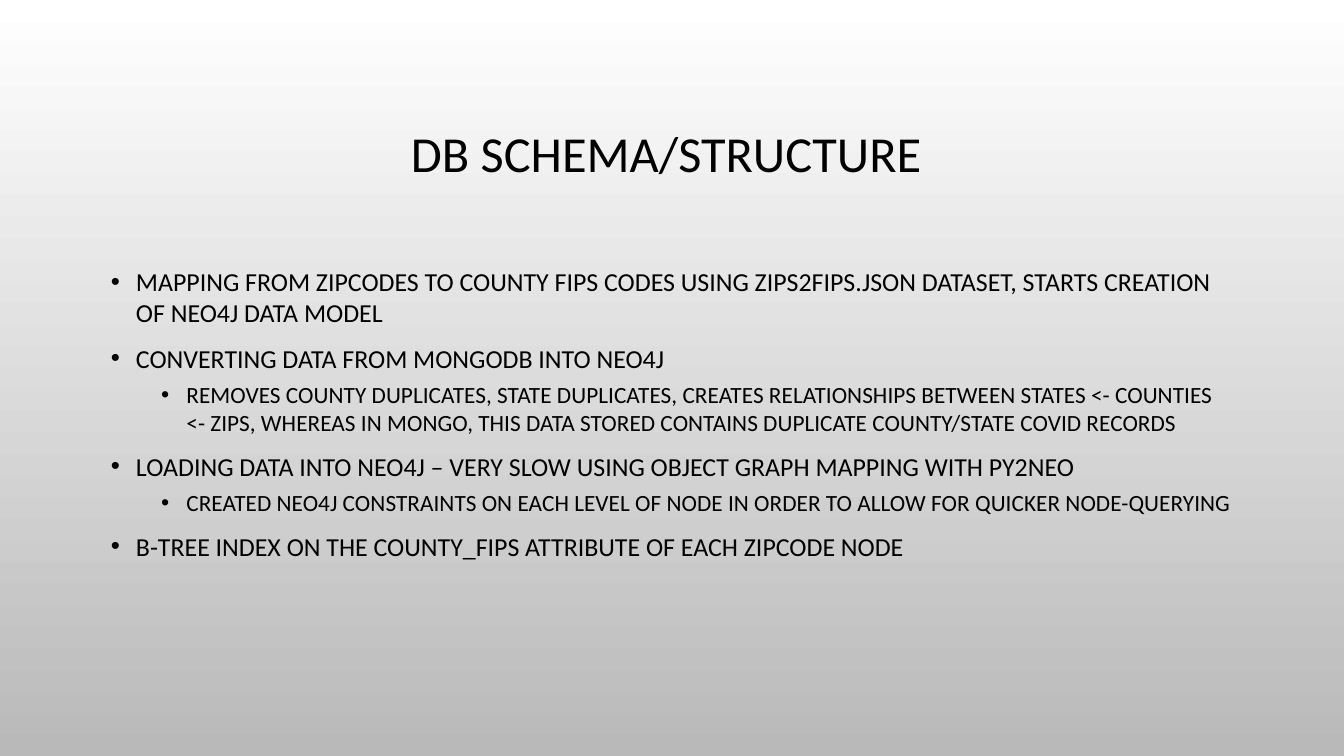
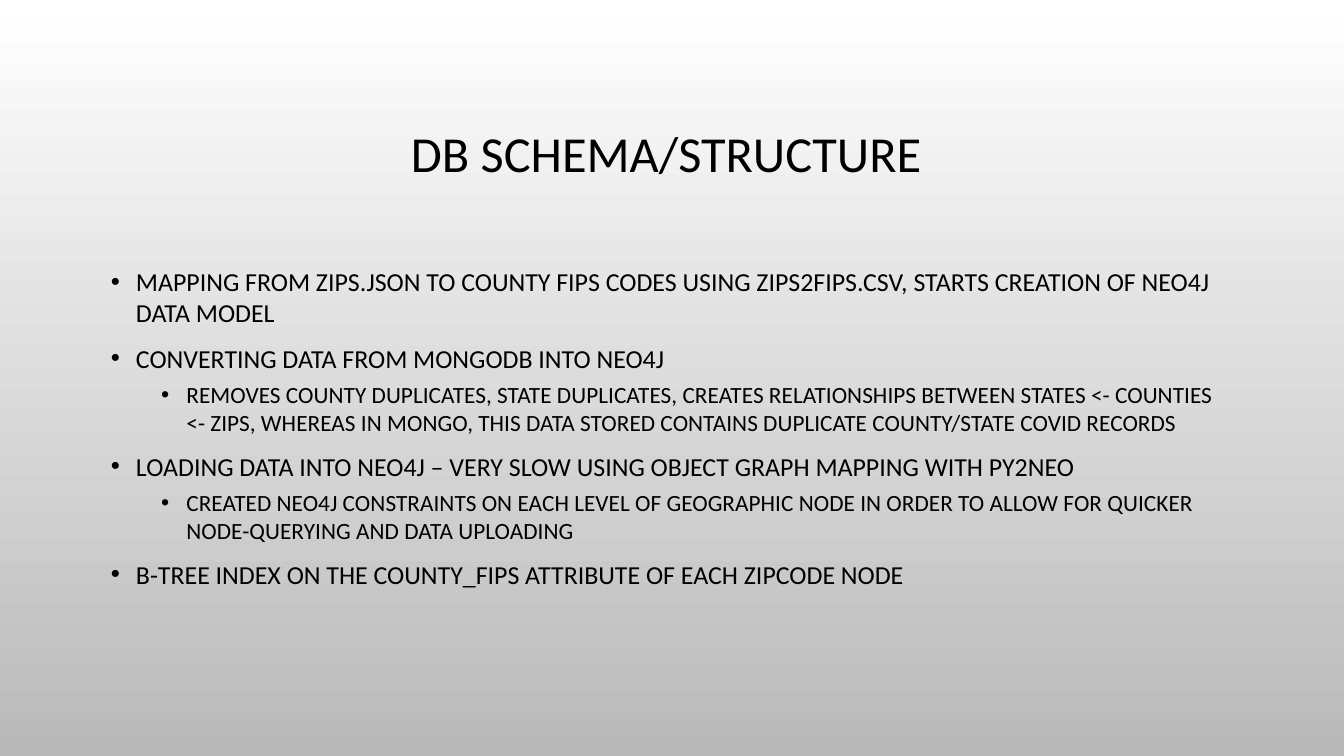
Before and after one commit to abpwrs/ece-5995-fa20-final-project, a slide deck: slide 6 of Final_presentation.pptx. Drawn at 1344x756 pixels with LibreOffice and Linux fonts; fonts in the diff are those of the drawing; background and template pictures are left out. Boxes give left, top, right and bottom in pixels: in the first picture for what was removed or moved away, otherwise in the second. Text is boxed around its words. In the diff, an @@ line names an element or a change of style, - is before the commit and + after.

```diff
--- a/Final_presentation.pptx
+++ b/Final_presentation.pptx
@@ text at (136, 274, 1209, 322): text changed @@
-• MAPPING FROM ZIPCODES TO COUNTY FIPS CODES USING ZIPS2FIPS.JSON DATASET, STARTS CREATION OF NEO4J DATA MODEL
+• MAPPING FROM ZIPS.JSON TO COUNTY FIPS CODES USING ZIPS2FIPS.CSV, STARTS CREATION OF NEO4J DATA MODEL
@@ text at (186, 496, 1192, 542): text changed @@
-  • CREATED NEO4J CONSTRAINTS ON EACH LEVEL OF NODE IN ORDER TO ALLOW FOR QUICKER NODE-QUERYING
+  • CREATED NEO4J CONSTRAINTS ON EACH LEVEL OF GEOGRAPHIC NODE IN ORDER TO ALLOW FOR QUICKER NODE-QUERYING AND DATA UPLOADING
```
Also in this commit, not shown: 5 other slides changed, 6 slides added.
